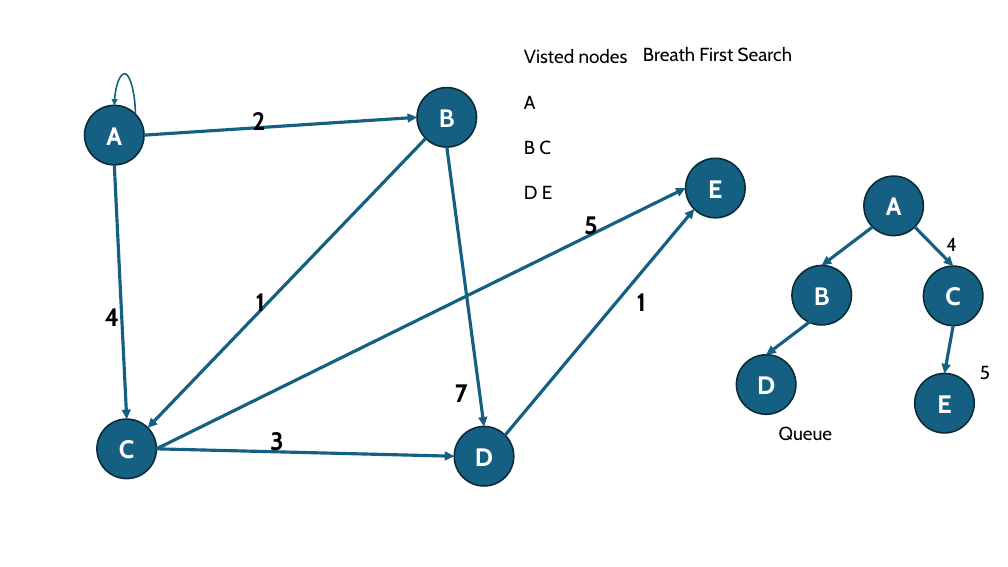
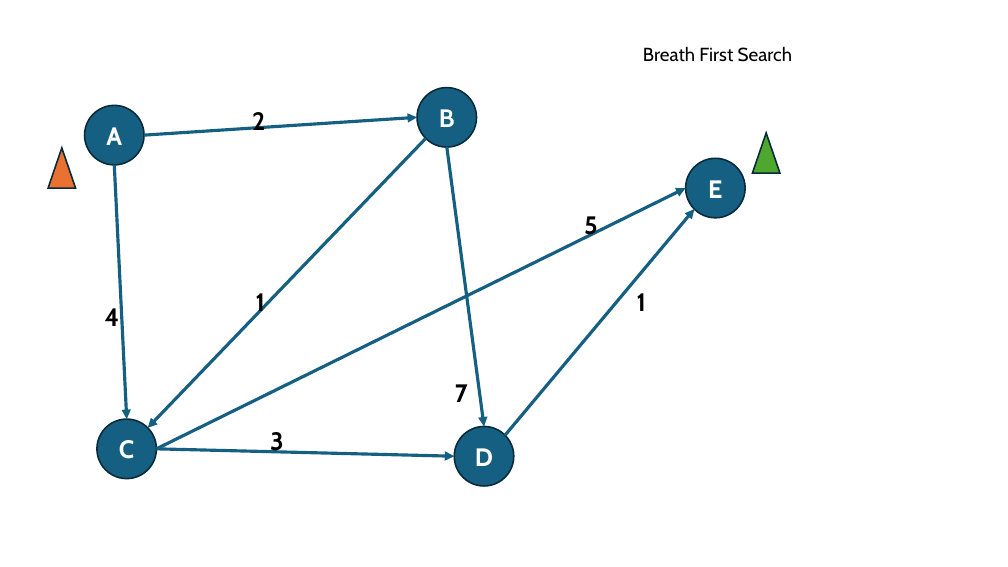
Before and after one commit to SunilGorantla/QT_Batch_0011, a slide deck: slide 3 of DSA/graphs.pptx. Drawn at 1008x567 pixels with LibreOffice and Linux fonts; fonts in the diff are those of the drawing. Boxes give left, top, right and bottom in pixels: in the first picture for what was removed or moved away, otherwise in the second. Text is boxed around its words. In the diff, an @@ line names an element or a change of style, - is before the commit and + after.

```diff
--- a/DSA/graphs.pptx
+++ b/DSA/graphs.pptx
@@ text removed at [524, 48, 628, 199] @@
-Visted nodes
-A
-B C
-D E
@@ curved arrow removed from (135, 114) to (114, 105) @@
@@ triangle added at [48, 148, 76, 188], fill #E97132, outline #092A39 1.5 pt @@
@@ triangle added at [752, 133, 780, 173], fill #4EA72E, outline #092A39 1.5 pt @@
@@ ellipse removed at [864, 176, 924, 236] @@
-A
@@ arrow removed from (873, 227) to (822, 265) @@
@@ arrow removed from (915, 227) to (954, 266) @@
@@ text removed at [946, 237, 957, 257] @@
-4
@@ ellipse removed at [792, 265, 852, 325] @@
-B
@@ ellipse removed at [923, 266, 983, 326] @@
-C
@@ arrow removed from (817, 316) to (767, 355) @@
@@ arrow removed from (954, 326) to (944, 374) @@
@@ ellipse removed at [737, 355, 796, 414] @@
-D
@@ ellipse removed at [915, 374, 975, 433] @@
-E
@@ text removed at [980, 365, 990, 380] @@
-5
@@ text removed at [779, 426, 833, 441] @@
-Queue
```
Also in this commit, not shown: 1 slide added, 2 other files.
